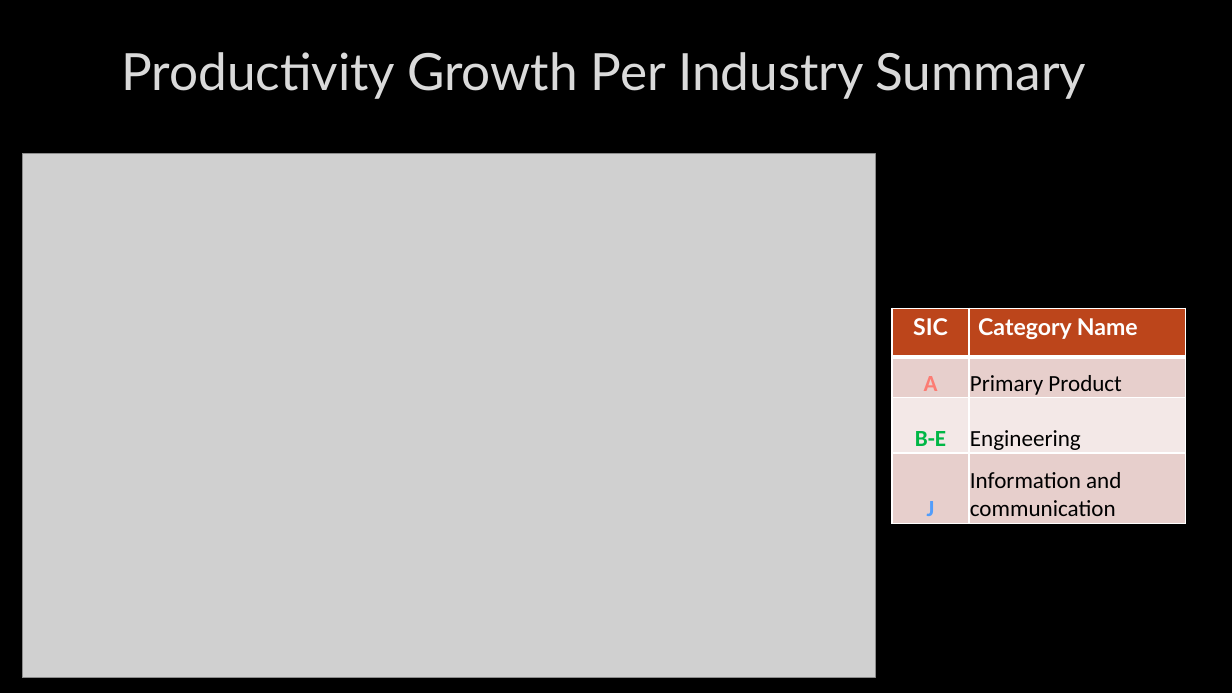
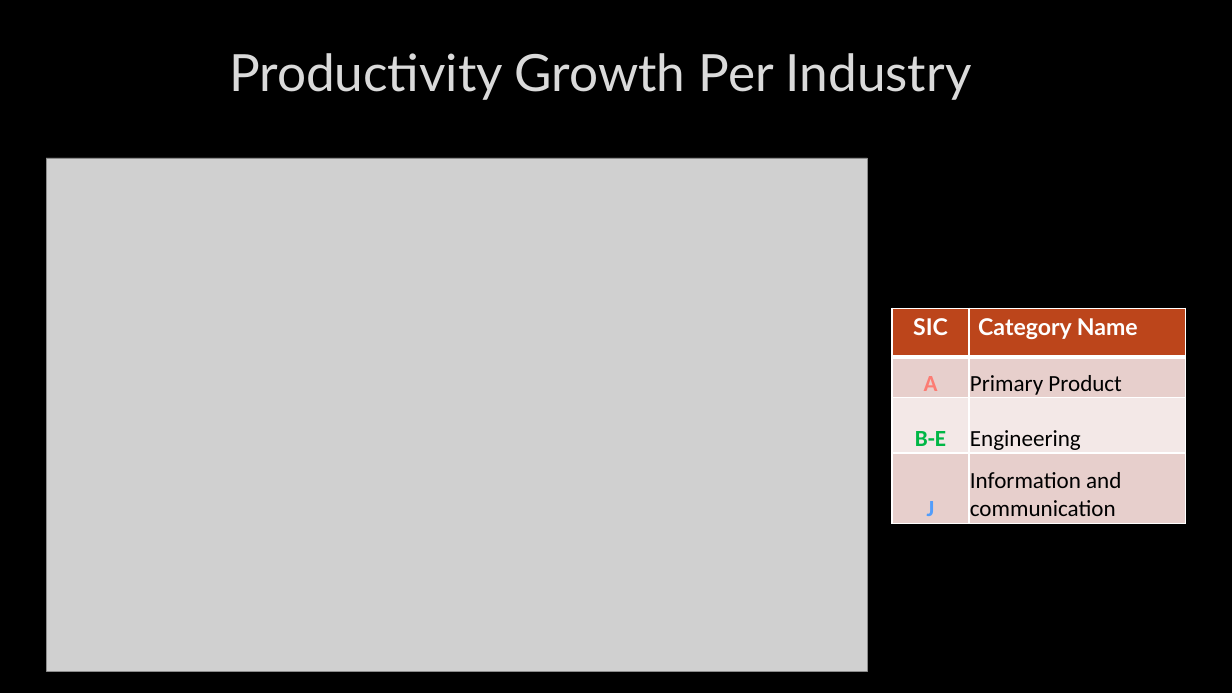
Before and after one commit to kanghinlee/Data-Projects, a slide deck: slide 10 of deloitte_productivity_project/presentation/New Microsoft PowerPoint Presentation.pptx (slide 9 before the commit). Drawn at 1232x693 pixels with LibreOffice and Linux fonts; fonts in the diff are those of the drawing; grey boxes stand for pictures; background and template pictures are left out. Boxes give left, top, right and bottom in pixels: in the first picture for what was removed or moved away, otherwise in the second. Text is boxed around its words. In the diff, an @@ line names an element or a change of style, - is before the commit and + after.

```diff
--- a/deloitte_productivity_project/presentation/New Microsoft PowerPoint Presentation.pptx
+++ b/deloitte_productivity_project/presentation/New Microsoft PowerPoint Presentation.pptx
@@ title at [229, 53, 972, 100]: text changed @@
-Productivity Growth Per Industry Summary
+Productivity Growth Per Industry
@@ picture: place and size @@
-picture at [22, 154, 875, 678]
+picture at [46, 158, 868, 671]
```
Also in this commit, not shown: 4 other slides changed, 2 slides added, 2 other files.
